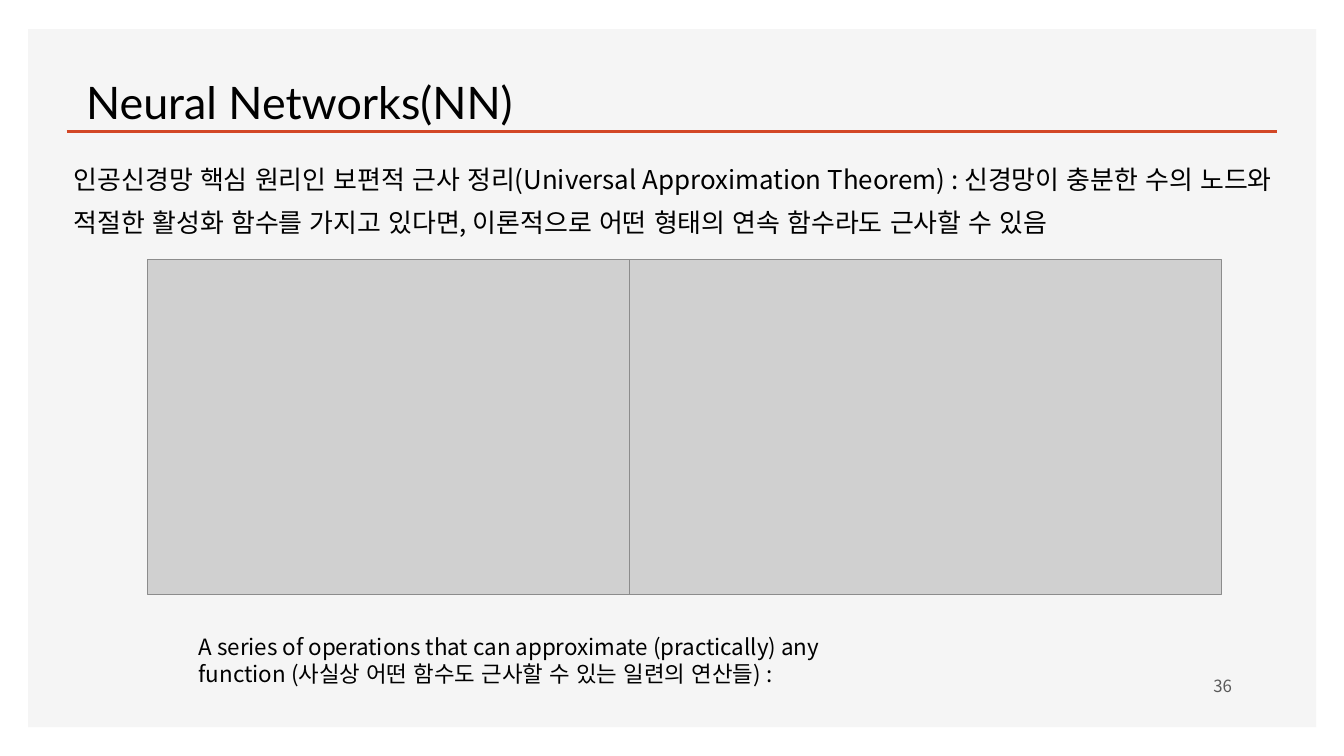
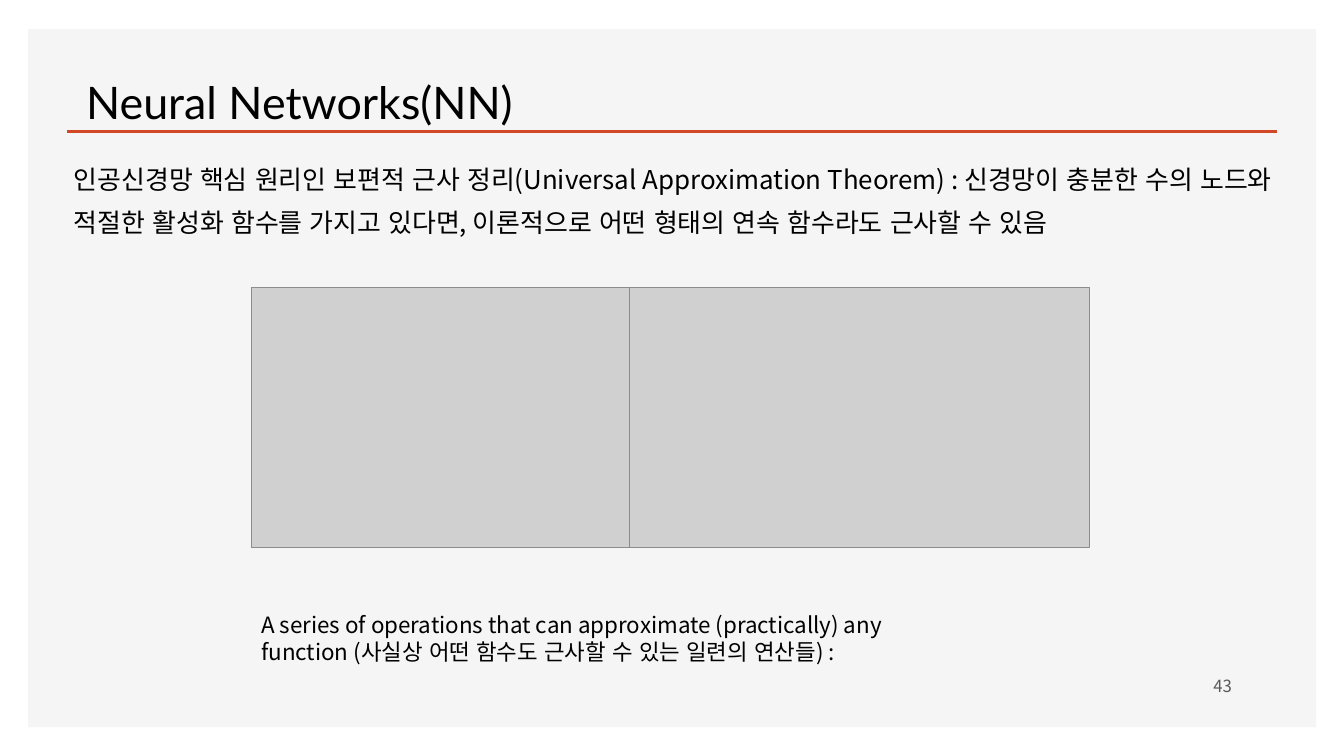
Before and after one commit to ancestor9/mathematics-for-machine-learning, a slide deck: slide 43 of Linear_Algebra/w4_Perceptron_Regression.pptx (slide 36 before the commit). Drawn at 1344x756 pixels with LibreOffice and Linux fonts; fonts in the diff are those of the drawing; grey boxes stand for pictures; background and template pictures are left out. Boxes give left, top, right and bottom in pixels: in the first picture for what was removed or moved away, otherwise in the second. Text is boxed around its words. In the diff, an @@ line names an element or a change of style, - is before the commit and + after.

```diff
--- a/Linear_Algebra/w4_Perceptron_Regression.pptx
+++ b/Linear_Algebra/w4_Perceptron_Regression.pptx
@@ picture: place and size @@
-picture at <box>148,259,636,594</box>
+picture at <box>251,288,629,548</box>
@@ picture: place and size @@
-picture at <box>630,259,1222,594</box>
+picture at <box>630,288,1090,548</box>
@@ text "A series of operations that ...": place and size @@
-text "A series of operations that ..." at <box>199,637,819,687</box>
+text "A series of operations that ..." at <box>261,615,882,665</box>
@@ page number at <box>1213,679,1232,692</box>: text changed @@
-36
+43
```
Also in this commit, not shown: 8 other slides changed, 7 slides added.
